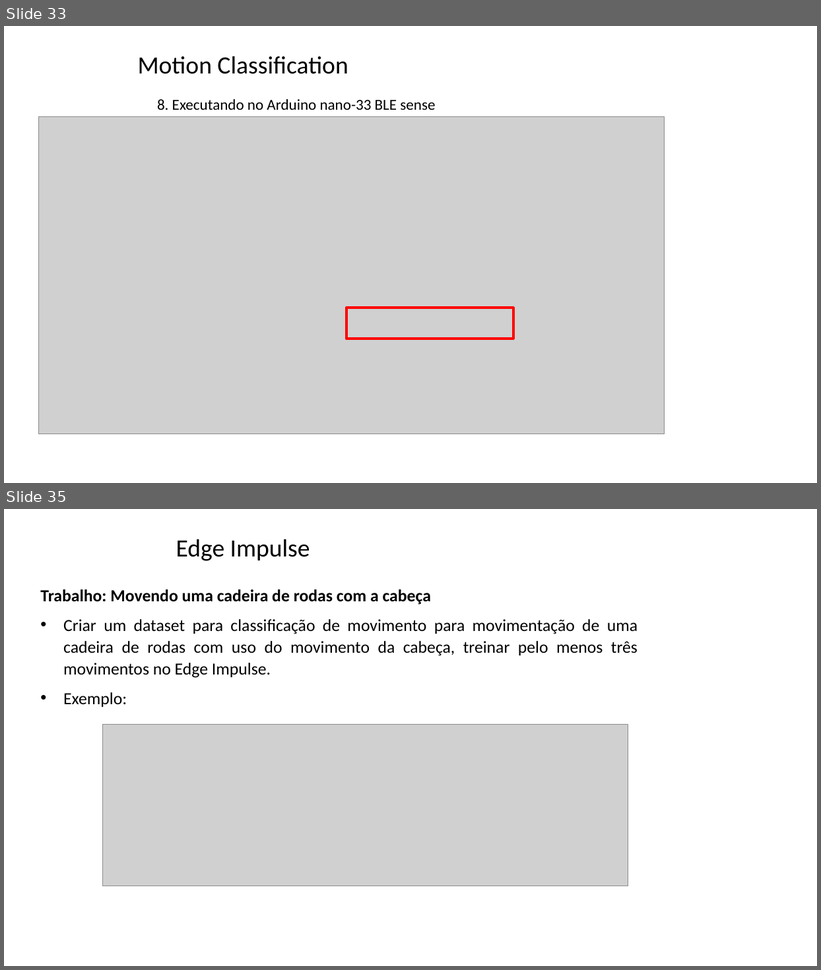
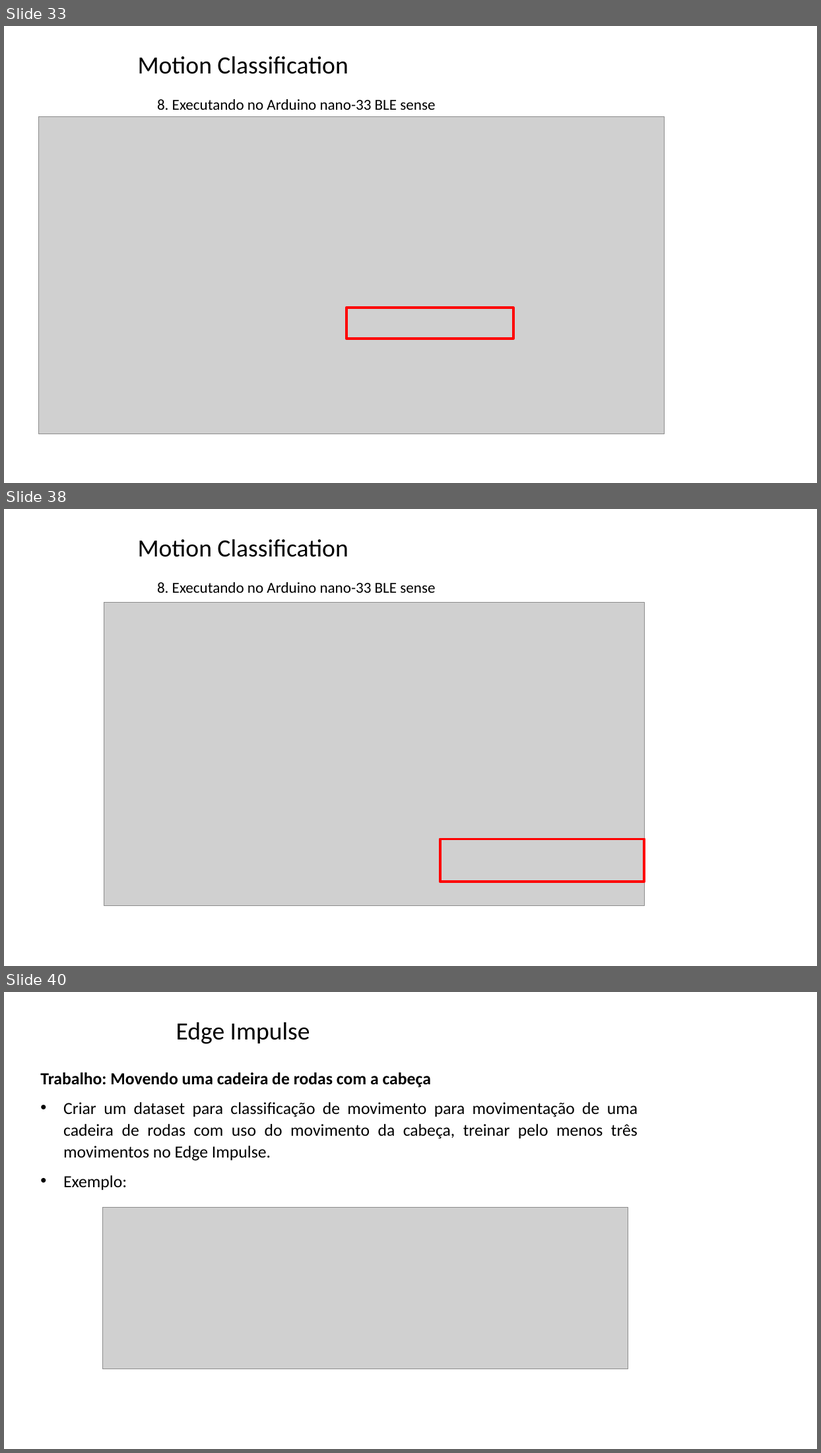
Before and after one commit to zz4fap/tp557-iot-ml, a slide deck: slides/TP557_15_classificação de movimentos.pptx. Shown one above the other, each under a label of ours: slides 33 and 35 before the commit, slides 33, 38 and 40 after it; the slides between them are not shown. The pictures are 821x970 and 821x1453 pixels, drawn with LibreOffice and Linux fonts; fonts in the diff are those of the drawing; grey boxes stand for pictures; background and template pictures are left out. Boxes give left, top, right and bottom in pixels: in the first picture for what was removed or moved away, otherwise in the second. Text is boxed around its words. In the diff, an @@ line names an element or a change of style, - is before the commit and + after.

```diff
--- a/slides/TP557_15_classificação de movimentos.pptx
+++ b/slides/TP557_15_classificação de movimentos.pptx
@@ slide 38 added at box(4, 509, 817, 966), background picture (left out) @@
@@ title added at box(138, 539, 348, 557), 29.3 pt, text #000000 @@
+Motion Classification
@@ text added at box(157, 582, 435, 593), 18 pt, text #000000 @@
+8. Executando no Arduino nano-33 BLE sense
@@ picture added at box(104, 602, 644, 906) @@
@@ rectangle added at box(440, 840, 644, 883), outline #FF0000 3 pt @@
@@ what was slide 35 is now slide 40 @@
```
Also in this commit, not shown: 1 slide changed, 4 other slides added.
